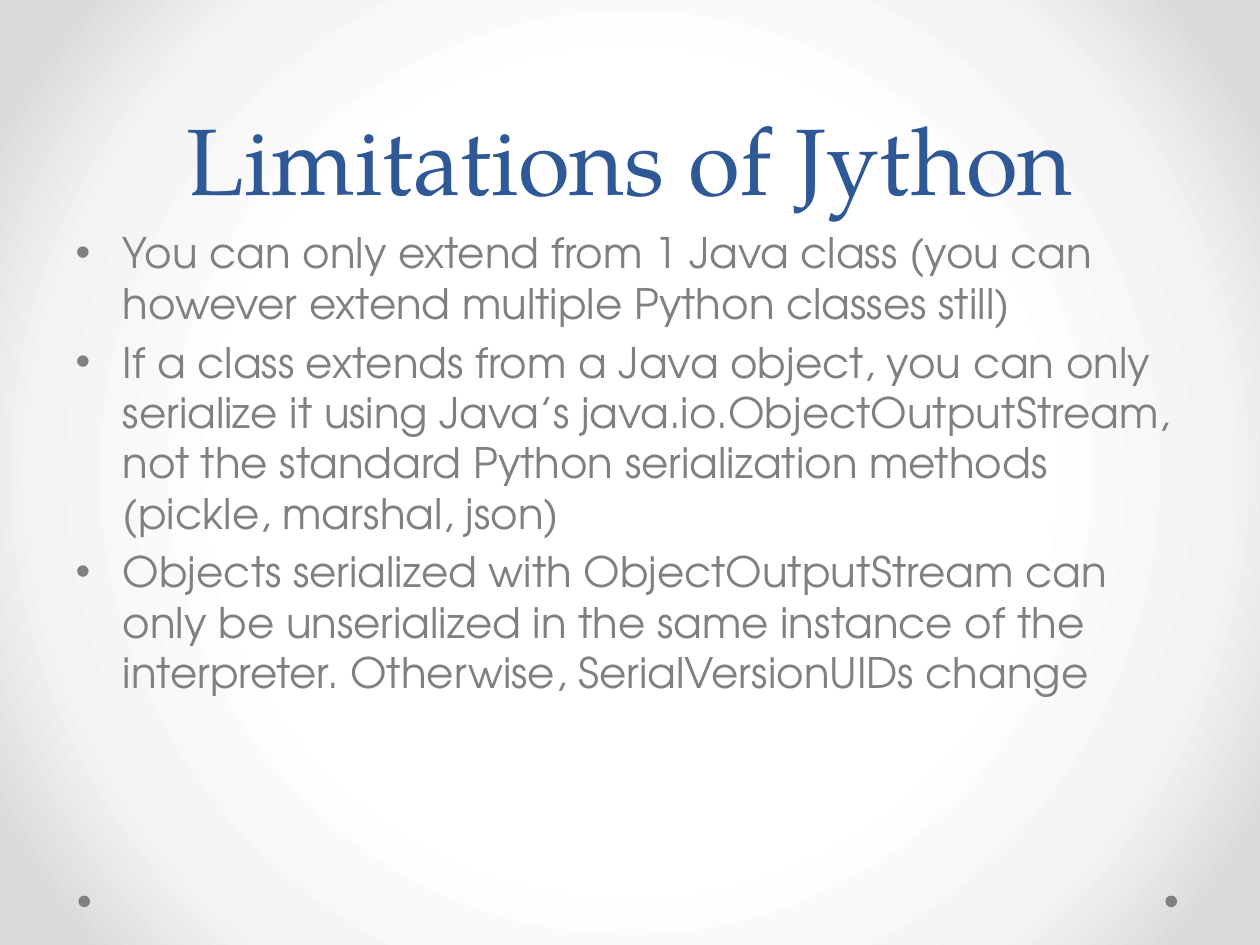
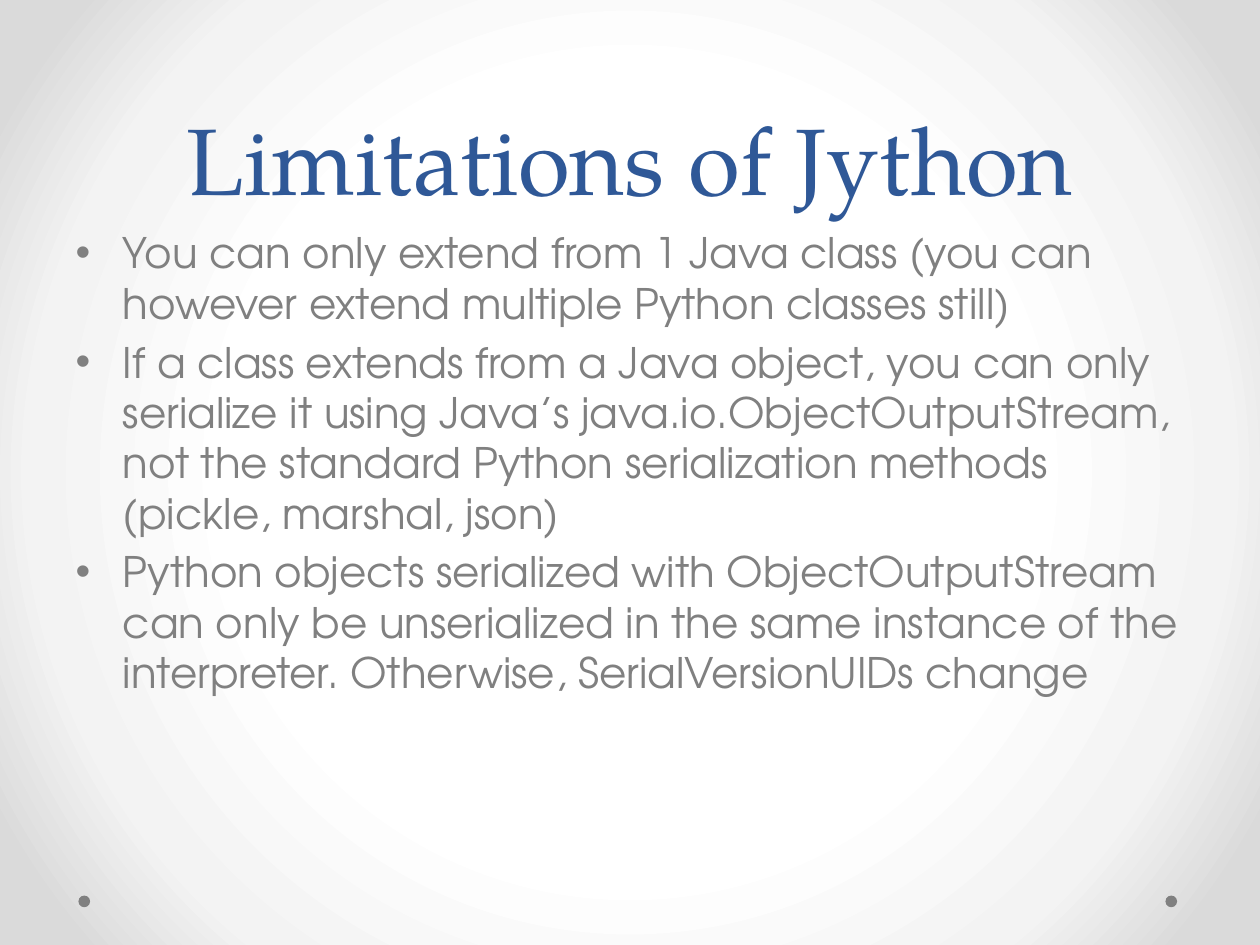
Before and after one commit to bkap/MICT, a slide deck: slide 11 of doc/Tech Demo.pptx. Drawn at 1260x945 pixels with LibreOffice and Linux fonts; fonts in the diff are those of the drawing. Boxes give left, top, right and bottom in pixels: in the first picture for what was removed or moved away, otherwise in the second. Text is boxed around its words. In the diff, an @@ line names an element or a change of style, - is before the commit and + after.

```diff
--- a/doc/Tech Demo.pptx
+++ b/doc/Tech Demo.pptx
@@ text at box(123, 555, 1177, 697): text changed @@
-• Objects serialized with ObjectOutputStream can only be unserialized in the same instance of the interpreter. Otherwise, SerialVersionUIDs change
+• Python objects serialized with ObjectOutputStream can only be unserialized in the same instance of the interpreter. Otherwise, SerialVersionUIDs change
```
Also in this commit, not shown: 2 other slides changed, 3 other files.
